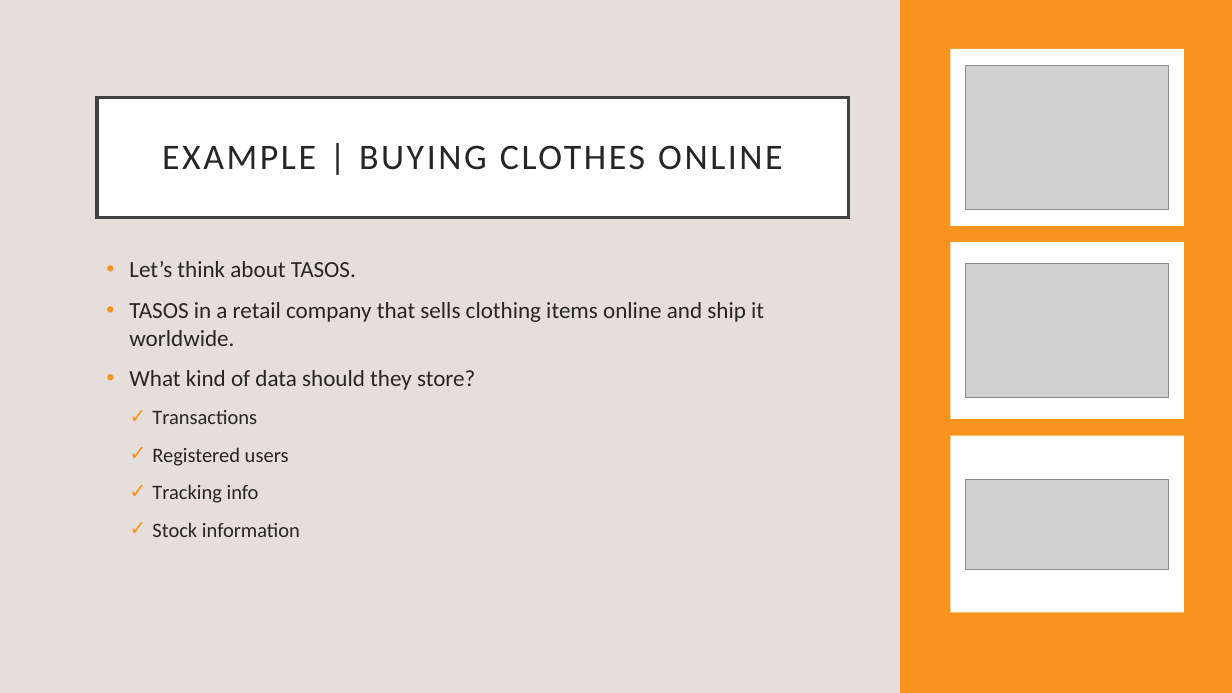
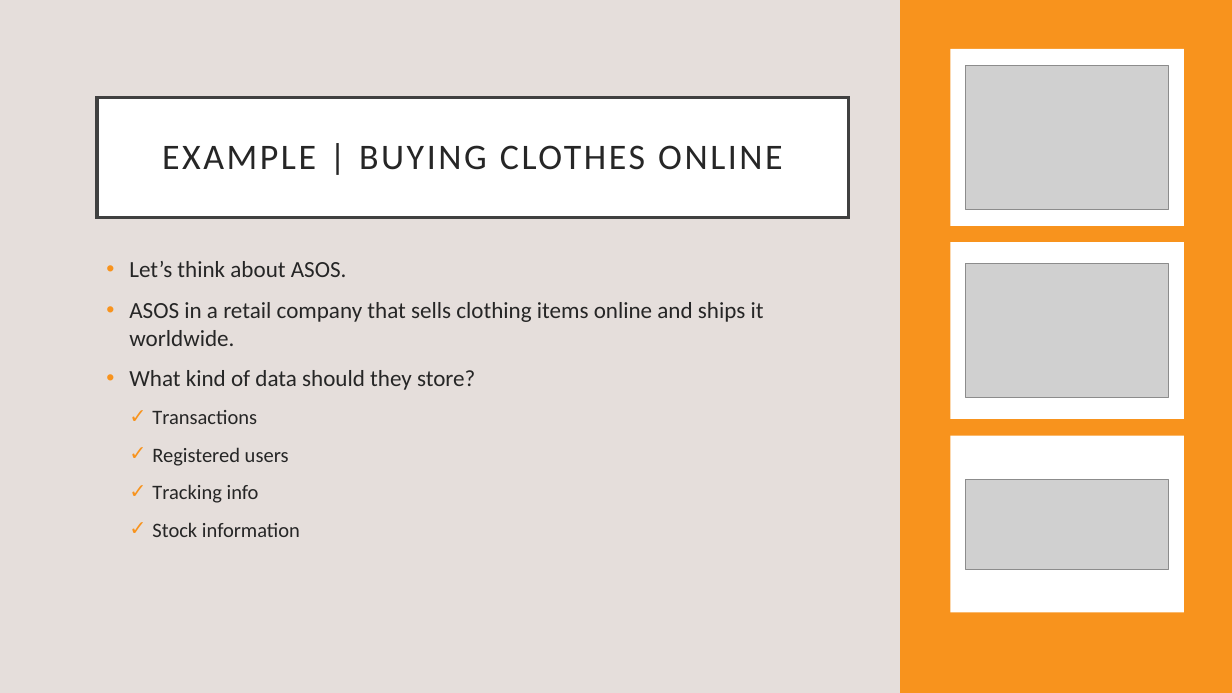
Before and after one commit to saharavishag/crypto, a slide deck: slide 3 of DbIndexes.pptx. Drawn at 1232x693 pixels with LibreOffice and Linux fonts; fonts in the diff are those of the drawing; grey boxes stand for pictures. Boxes give left, top, right and bottom in pixels: in the first picture for what was removed or moved away, otherwise in the second. Text is boxed around its words. In the diff, an @@ line names an element or a change of style, - is before the commit and + after.

```diff
--- a/DbIndexes.pptx
+++ b/DbIndexes.pptx
@@ text at box(129, 261, 764, 346): text changed @@
-• Let’s think about TASOS.
-• TASOS in a retail company that sells clothing items online and ship it worldwide.
+• Let’s think about ASOS.
+• ASOS in a retail company that sells clothing items online and ships it worldwide.
```
Also in this commit, not shown: 1 other slide changed, 1 slide added.
